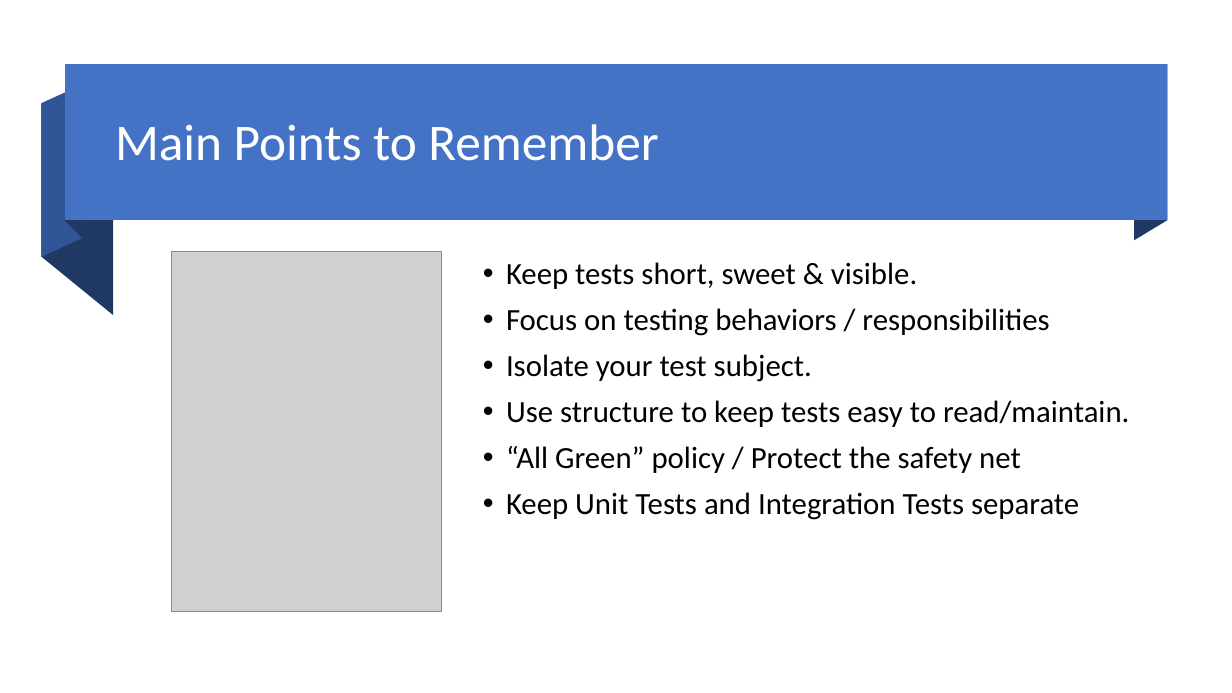
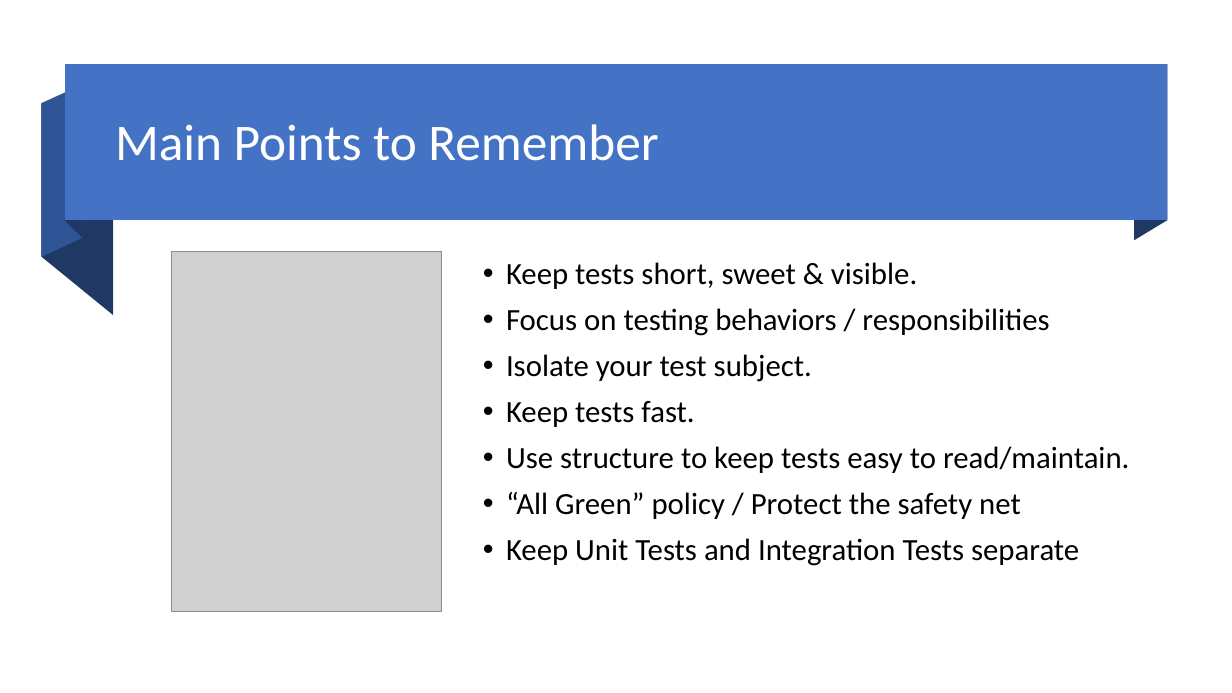
Before and after one commit to wschroder/UnitTestingDemo.GitHub, a slide deck: slide 20 of Effective Unit Testing.pptx (slide 17 before the commit). Drawn at 1232x693 pixels with LibreOffice and Linux fonts; fonts in the diff are those of the drawing; grey boxes stand for pictures. Boxes give left, top, right and bottom in pixels: in the first picture for what was removed or moved away, otherwise in the second. Text is boxed around its words. In the diff, an @@ line names an element or a change of style, - is before the commit and + after.

```diff
--- a/Effective Unit Testing.pptx
+++ b/Effective Unit Testing.pptx
@@ text at (506,401,694,427): paragraph added @@
+• Keep tests fast.
```
Also in this commit, not shown: 11 other slides changed, 3 slides added.
